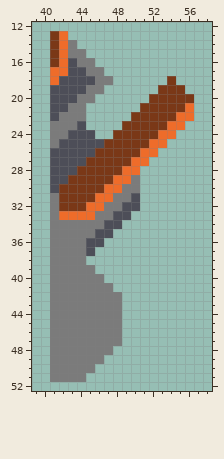
A pixel-art sprite gets an edit: sprites/blocks/turret/blast-side-l.png. The picture above was drawn from the file before the commit.
The file is 64x64 pixels. Shown: x 39..58, y 12..52.
The same view after the edit:
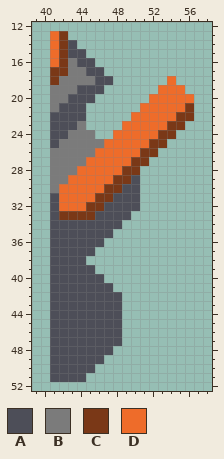
Palette (. is transparent): A #4d4e58  B #7b7b7b  C #7a3817  D #ee6c2a
Edits made:
Changed rows in their new state; - is an unchanged pixel.
first column x 41:
13 DC--------------
14 DCA-------------
15 DCAA------------
16 DCBAA-----------
17 CCBBAA----------
18 CBBBBAA------D--
19 BBB-AA------DDD-
20 BB-AA------DDDDD
21 B-AA------DDDDDC
22 -AAA-----DDDDDCC
23 AAAB----DDDDDCC-
24 AABBB--DDDDDCC--
25 ABBBBBDDDDDCC---
26 BBBBBDDDDDCC----
27 BBBBDDDDDCC-----
28 BBBDDDDDCC------
29 BBDDDDDCCA------
30 BDDDDDCCAA------
31 ADDDDCCAA-------
32 ADDDCCAA--------
33 ACCCCAA---------
34 AAAAAA----------
35 AAAAA-----------
36 AAAA------------
37 AAAA------------
38 AAAA------------
39 AAAAA-----------
40 AAAAAA----------
41 AAAAAAA---------
42 AAAAAAAA--------
43 AAAAAAAA--------
44 AAAAAAAA--------
45 AAAAAAAA--------
46 AAAAAAAA--------
47 AAAAAAAA--------
48 AAAAAAA---------
49 AAAAAA----------
50 AAAAA-----------
51 AAAA------------
